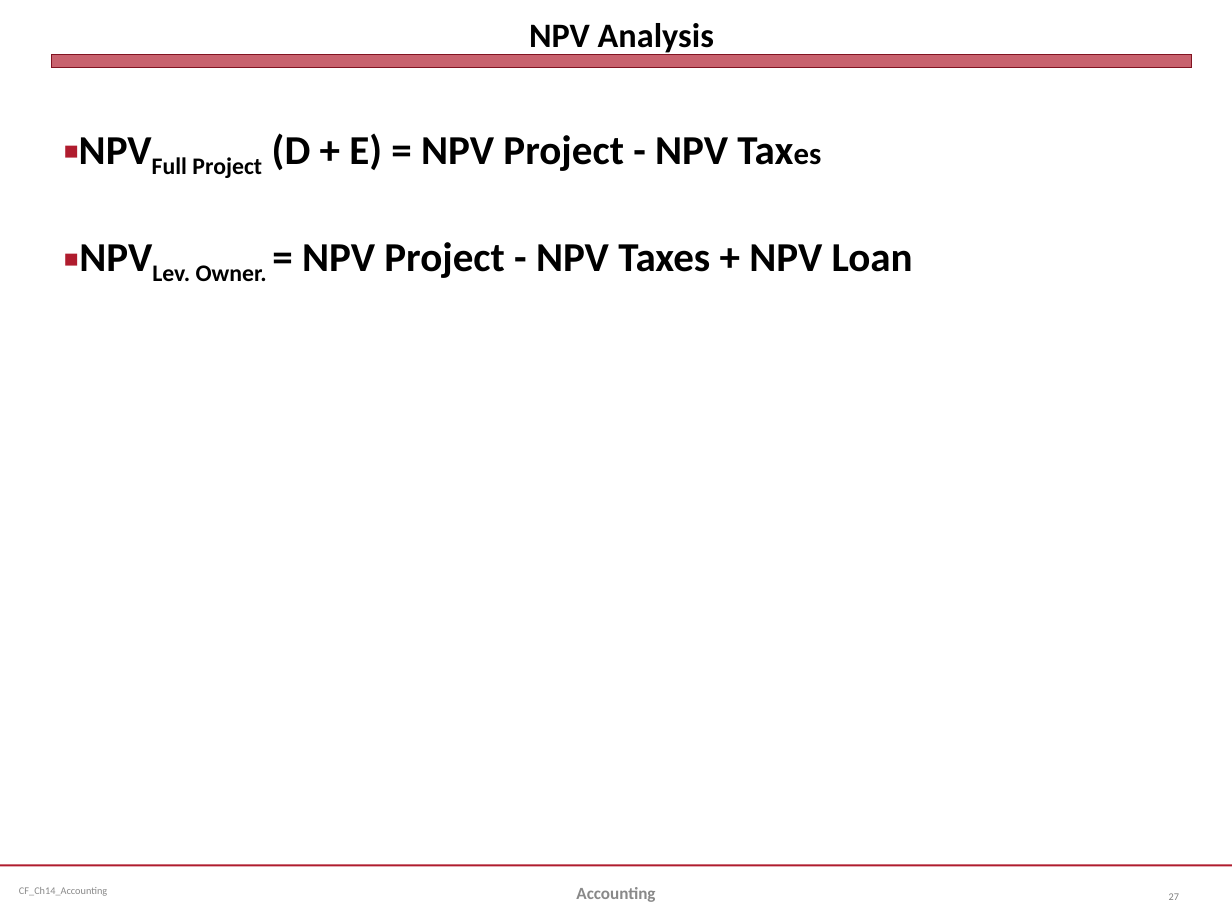
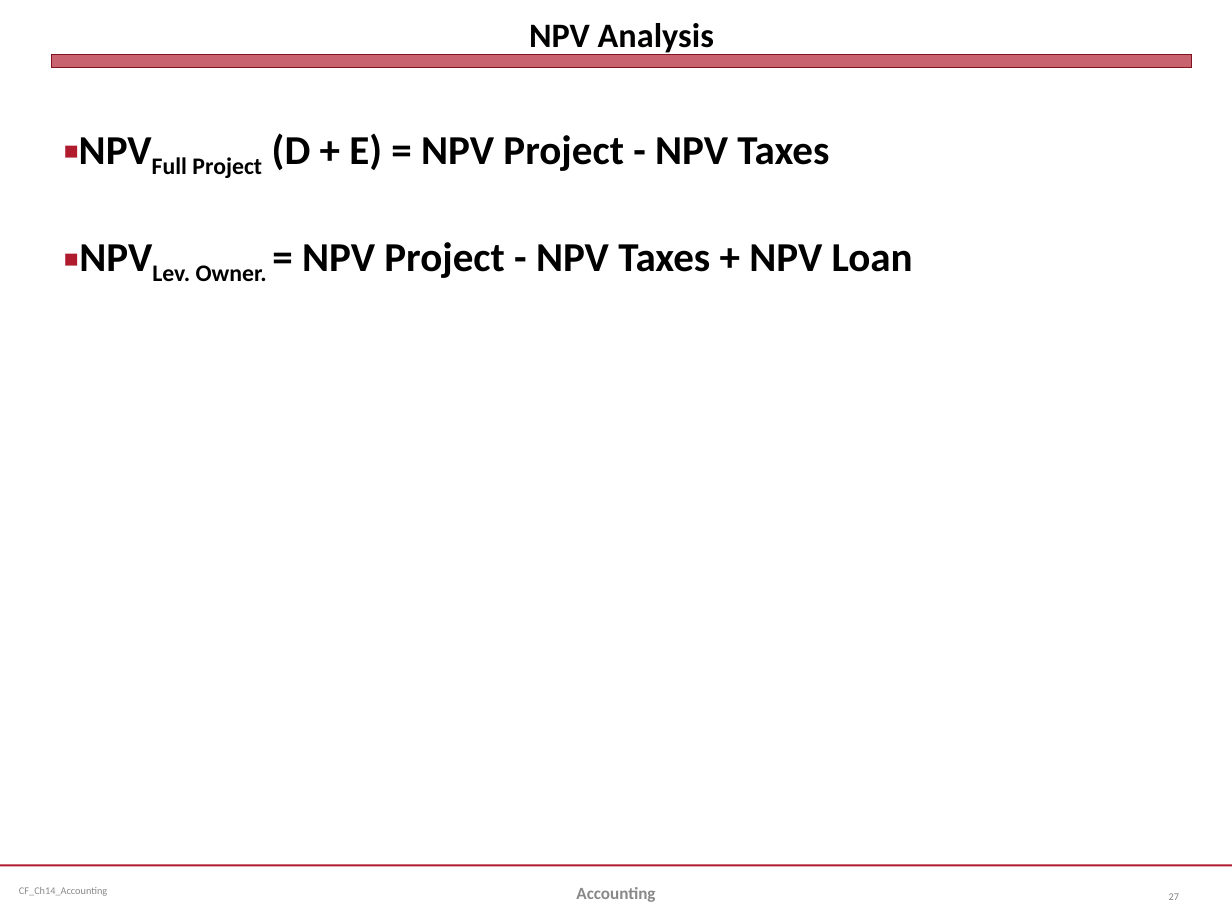
Before and after one commit to jmc877/Corporate-Finance, a slide deck: slide 27 of slides/CF_Ch14_Accounting_20.pptx. Drawn at 1232x924 pixels with LibreOffice and Linux fonts; fonts in the diff are those of the drawing. Boxes give left, top, right and bottom in pixels: in the first picture for what was removed or moved away, otherwise in the second. Text is boxed around its words. In the diff, an @@ line names an element or a change of style, - is before the commit and + after.

```diff
--- a/slides/CF_Ch14_Accounting_20.pptx
+++ b/slides/CF_Ch14_Accounting_20.pptx
@@ text at (192,133,829,178): size 18 to 24 pt in "Taxes" @@
```
Also in this commit, not shown: 1 other file.
